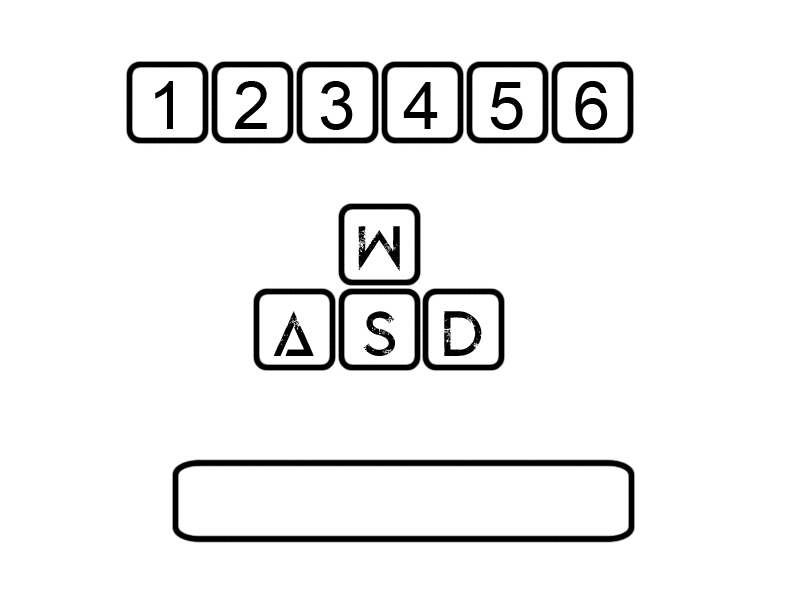
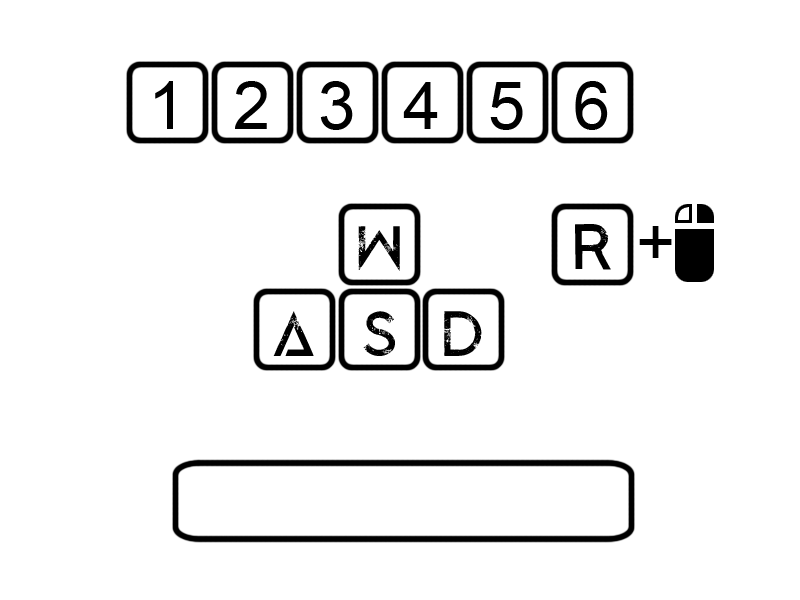
Comparing the layer stacks of the two 800 × 600 images. Changes:
added group "Reclaim" with 3 layers above "movement" over 551, 203, 714, 286
added layer "Mouse" in group "Reclaim" over 675, 204, 714, 282
added layer "+" in group "Reclaim" over 639, 226, 672, 258
added layer "R" in group "Reclaim" over 551, 203, 634, 286
